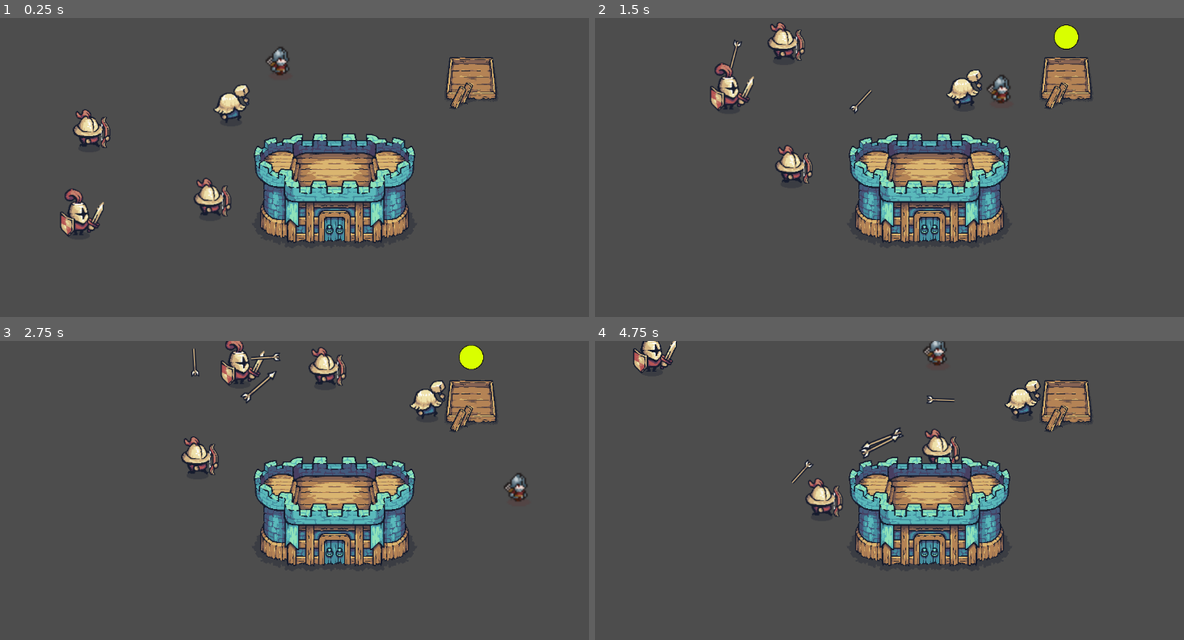
Above: before the commit, frames 1-4 (two rows, left to right).
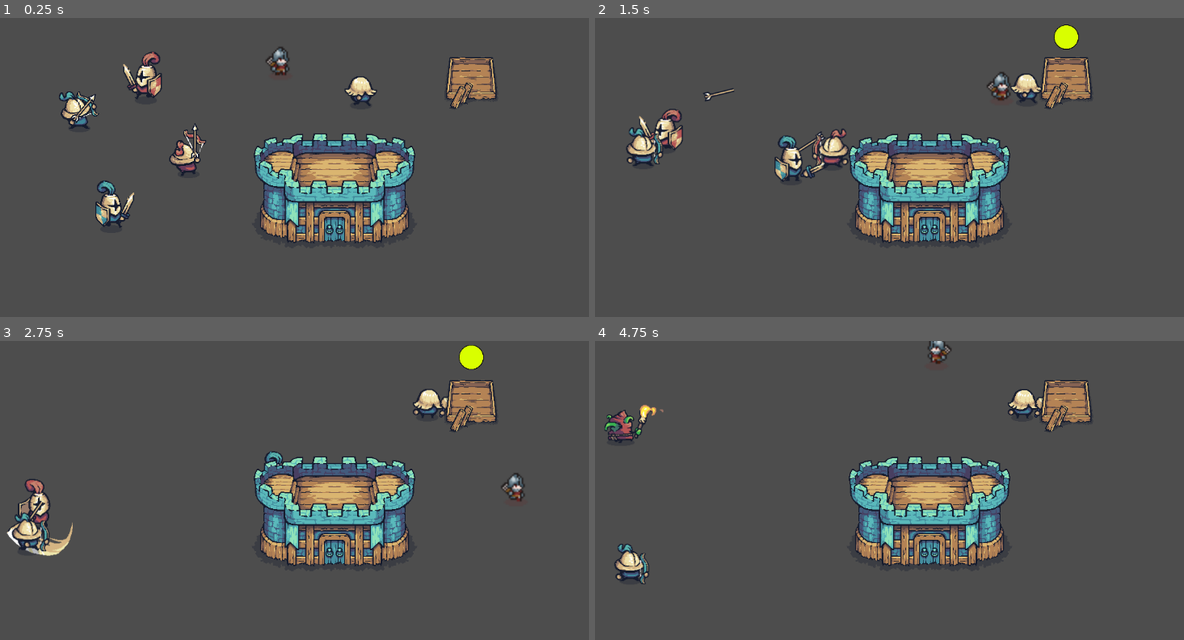
Above: after the commit, the same moments.

Repository: achotai2/battle-game-2D-proto
Game: Godot game, scene res://Scenes/main.tscn
Same seed, same stepped clock (60 frames per second), same inputs: the game is played once before the commit and once after it.
Inputs (mouse positions are in pixels of both pictures, inside the frame that each line leads up to):
- Up to frame 1 (0.25 s): no input
- Up to frame 2 (1.5 s): move the mouse to (1060, 182) at 0.52 s; hold Right (move_right) 0.53-1.28 s; tap Ctrl (attack) at 0.6 s; tap Space (interact) at 0.8, 1.35 s; move the mouse to (789, 218) at 1.27 s; hold S (move_down) from 1.28 s (still down)
- Up to frame 3 (2.75 s): tap Ctrl (attack) at 1.55, 2.1 s; move the mouse to (388, 442) at 2.02 s; release S (move_down) at 2.03 s; hold Right (move_right) from 2.03 s (still down); tap Space (interact) at 2.3 s
- Up to frame 4 (4.75 s): move the mouse to (883, 595) at 2.77 s; release Right (move_right) at 2.78 s; hold W (move_up) 2.78-3.53 s; click (883, 595) at 2.85 s; tap Ctrl (attack) at 3.05, 4.35 s; move the mouse to (1113, 577) at 3.52 s; hold A (move_left) from 3.53 s (still down); tap Space (interact) at 3.6 s; move the mouse to (724, 466) at 4.27 s

The runs differ from the first frame. In frame 1, 4.5% of the frame differs, in the area x 10-65%, y 11-74%; in frame 2, 4.5%, in the area x 5-76%, y 1-56%; in frame 3, 3.8%; in frame 4, 3.4%.
Error before the commit: Invalid call. Nonexistent function 'interaction_released' in base 'Nil'. (res://Scripts/player_controls.gd:77)

Commit message:
Working now with updated links between nodes.

Diff:
--- a/Scenes/Player.tscn
+++ b/Scenes/Player.tscn
@@ -13,24 +13,25 @@
 radius = 26.0
 height = 82.0
 
-[node name="Player" type="CharacterBody2D" node_paths=PackedStringArray("health", "movement", "controls", "animation", "attack", "tactical") groups=["Attackable", "Player"]]
+[node name="Player" type="CharacterBody2D" node_paths=PackedStringArray("health", "interactor", "movement", "controls", "animation", "attack") groups=["Attackable", "Player"]]
 collision_layer = 4
 collision_mask = 143
 script = ExtResource("1_rpqav")
 player = 1
 health = NodePath("Health")
+interactor = NodePath("PlayerInteractor")
 movement = NodePath("AgentMovement")
 controls = NodePath("PlayerControls")
 animation = NodePath("AgentAnimate")
 attack = NodePath("WeaponSword")
-tactical = NodePath("")
 current_role = &"player"
 
 [node name="CollisionShape2D" type="CollisionShape2D" parent="."]
 shape = SubResource("CapsuleShape2D_kyqiw")
 
-[node name="AgentAnimate" type="Node" parent="."]
+[node name="AgentAnimate" type="Node" parent="." node_paths=PackedStringArray("sprite")]
 script = ExtResource("2_gntrk")
+sprite = NodePath("../AnimatedSprite2D")
 metadata/_custom_type_script = "uid://cjjdaf7vlfs4k"
 
 [node name="AnimatedSprite2D" type="AnimatedSprite2D" parent="."]
@@ -45,9 +46,11 @@
 animation = NodePath("../AgentAnimate")
 metadata/_custom_type_script = "uid://58qm17emnwvd"
 
-[node name="PlayerControls" type="Node2D" parent="." node_paths=PackedStringArray("interactor")]
+[node name="PlayerControls" type="Node2D" parent="." node_paths=PackedStringArray("interactor", "attackNode", "movement")]
 script = ExtResource("6_nn08x")
 interactor = NodePath("../PlayerInteractor")
+attackNode = NodePath("../WeaponSword")
+movement = NodePath("../AgentMovement")
 metadata/_custom_type_script = "uid://cfiw0qaxe8jxd"
 
 [node name="Health" type="Node" parent="."]
--- a/Scenes/archer.tscn
+++ b/Scenes/archer.tscn
@@ -39,8 +39,9 @@
 
 [node name="NavigationAgent2D" type="NavigationAgent2D" parent="."]
 
-[node name="AgentAnimate" type="Node" parent="."]
+[node name="AgentAnimate" type="Node" parent="." node_paths=PackedStringArray("sprite")]
 script = ExtResource("3_5bpow")
+sprite = NodePath("../AnimatedSprite2D")
 metadata/_custom_type_script = "uid://cjjdaf7vlfs4k"
 
 [node name="AgentMovement" type="Node" parent="." node_paths=PackedStringArray("agent", "animation")]
@@ -60,11 +61,12 @@
 nav_agent = NodePath("../NavigationAgent2D")
 movement = NodePath("../AgentMovement")
 
-[node name="AgentDetection" type="Area2D" parent="." node_paths=PackedStringArray("my_agent")]
+[node name="AgentDetection" type="Area2D" parent="." node_paths=PackedStringArray("my_agent", "tactical")]
 collision_layer = 32
 collision_mask = 1023
 script = ExtResource("8_tcsy7")
 my_agent = NodePath("..")
+tactical = NodePath("../TacticalArcher")
 
 [node name="CollisionShape2D" type="CollisionShape2D" parent="AgentDetection"]
 shape = SubResource("CircleShape2D_65o65")
--- a/Scenes/main.tscn
+++ b/Scenes/main.tscn
@@ -560,22 +560,26 @@
 [node name="Player" parent="Units" instance=ExtResource("2_bo1nx")]
 position = Vector2(499, 83)
 
+[node name="Soldier" parent="Units" instance=ExtResource("7_6bp64")]
+position = Vector2(172, 362)
+player = 1
+
+[node name="Soldier2" parent="Units" instance=ExtResource("7_6bp64")]
+position = Vector2(291, 101)
+player = 2
+
+[node name="Archer" parent="Units" instance=ExtResource("8_344ge")]
+position = Vector2(142, 166)
+player = 1
+
+[node name="Archer2" parent="Units" instance=ExtResource("8_344ge")]
+position = Vector2(337, 248)
+player = 2
+
 [node name="Worker" parent="Units" node_paths=PackedStringArray("castle") instance=ExtResource("4_jjvhh")]
-position = Vector2(373, 166)
+position = Vector2(605, 135)
 player = 1
 castle = NodePath("../../Castle")
-
-[node name="Soldier" parent="Units" instance=ExtResource("7_6bp64")]
-position = Vector2(137, 384)
-player = 2
-
-[node name="Archer" parent="Units" instance=ExtResource("8_344ge")]
-position = Vector2(157, 208)
-player = 1
-
-[node name="Archer2" parent="Units" instance=ExtResource("8_344ge")]
-position = Vector2(346, 350)
-player = 2
 
 [node name="Castle" parent="." instance=ExtResource("5_kry3j")]
 position = Vector2(597, 289)
--- a/Scenes/peasant.tscn
+++ b/Scenes/peasant.tscn
@@ -16,7 +16,7 @@
 [sub_resource type="CircleShape2D" id="CircleShape2D_65o65"]
 radius = 500.0
 
-[node name="Soldier" type="CharacterBody2D" node_paths=PackedStringArray("health", "movement", "pathfinding", "animation", "detection", "tactical") groups=["Attackable", "Interactable", "Minions"]]
+[node name="Peasant" type="CharacterBody2D" node_paths=PackedStringArray("health", "movement", "pathfinding", "animation", "detection", "tactical") groups=["Attackable", "Interactable", "Minions"]]
 collision_layer = 16
 collision_mask = 143
 script = ExtResource("1_wen5c")
@@ -37,15 +37,17 @@
 
 [node name="NavigationAgent2D" type="NavigationAgent2D" parent="."]
 
-[node name="AgentAnimate" type="Node" parent="."]
+[node name="AgentAnimate" type="Node" parent="." node_paths=PackedStringArray("sprite")]
 script = ExtResource("3_t6mam")
+sprite = NodePath("../AnimatedSprite2D")
 metadata/_custom_type_script = "uid://cjjdaf7vlfs4k"
 
-[node name="AgentMovement" type="Node" parent="." node_paths=PackedStringArray("agent")]
+[node name="AgentMovement" type="Node" parent="." node_paths=PackedStringArray("agent", "animation")]
 script = ExtResource("4_kqf48")
 max_speed = 200.0
 can_meander = true
 agent = NodePath("..")
+animation = NodePath("../AgentAnimate")
 metadata/_custom_type_script = "uid://58qm17emnwvd"
 
 [node name="Health" type="Node" parent="."]
@@ -57,11 +59,12 @@
 nav_agent = NodePath("../NavigationAgent2D")
 movement = NodePath("../AgentMovement")
 
-[node name="AgentDetection" type="Area2D" parent="." node_paths=PackedStringArray("my_agent")]
+[node name="AgentDetection" type="Area2D" parent="." node_paths=PackedStringArray("my_agent", "tactical")]
 collision_layer = 32
 collision_mask = 1023
 script = ExtResource("8_3pkjs")
 my_agent = NodePath("..")
+tactical = NodePath("../TacticalPeasant")
 
 [node name="CollisionShape2D" type="CollisionShape2D" parent="AgentDetection"]
 shape = SubResource("CircleShape2D_65o65")
--- a/Scenes/soldier.tscn
+++ b/Scenes/soldier.tscn
@@ -39,8 +39,9 @@
 
 [node name="NavigationAgent2D" type="NavigationAgent2D" parent="."]
 
-[node name="AgentAnimate" type="Node" parent="."]
+[node name="AgentAnimate" type="Node" parent="." node_paths=PackedStringArray("sprite")]
 script = ExtResource("2_eqink")
+sprite = NodePath("../AnimatedSprite2D")
 metadata/_custom_type_script = "uid://cjjdaf7vlfs4k"
 
 [node name="AgentMovement" type="Node" parent="." node_paths=PackedStringArray("agent", "animation")]
@@ -62,11 +63,12 @@
 nav_agent = NodePath("../NavigationAgent2D")
 movement = NodePath("../AgentMovement")
 
-[node name="AgentDetection" type="Area2D" parent="." node_paths=PackedStringArray("my_agent")]
+[node name="AgentDetection" type="Area2D" parent="." node_paths=PackedStringArray("my_agent", "tactical")]
 collision_layer = 32
 collision_mask = 1023
 script = ExtResource("9_dxyvq")
 my_agent = NodePath("..")
+tactical = NodePath("../TacticalSoldier")
 
 [node name="CollisionShape2D" type="CollisionShape2D" parent="AgentDetection"]
 shape = SubResource("CircleShape2D_65o65")
--- a/Scenes/worker.tscn
+++ b/Scenes/worker.tscn
@@ -37,8 +37,9 @@
 
 [node name="NavigationAgent2D" type="NavigationAgent2D" parent="."]
 
-[node name="AgentAnimate" type="Node" parent="."]
+[node name="AgentAnimate" type="Node" parent="." node_paths=PackedStringArray("sprite")]
 script = ExtResource("3_r0j7o")
+sprite = NodePath("../AnimatedSprite2D")
 metadata/_custom_type_script = "uid://cjjdaf7vlfs4k"
 
 [node name="AgentMovement" type="Node" parent="." node_paths=PackedStringArray("agent", "animation")]
@@ -58,11 +59,12 @@
 nav_agent = NodePath("../NavigationAgent2D")
 movement = NodePath("../AgentMovement")
 
-[node name="AgentDetection" type="Area2D" parent="." node_paths=PackedStringArray("my_agent")]
+[node name="AgentDetection" type="Area2D" parent="." node_paths=PackedStringArray("my_agent", "tactical")]
 collision_layer = 32
 collision_mask = 1023
 script = ExtResource("8_kdem7")
 my_agent = NodePath("..")
+tactical = NodePath("../TacticalWorker")
 
 [node name="CollisionShape2D" type="CollisionShape2D" parent="AgentDetection"]
 shape = SubResource("CircleShape2D_65o65")
--- a/Scripts/UnitRoles.gd
+++ b/Scripts/UnitRoles.gd
@@ -1,6 +1,7 @@
 extends Node
 
 
+const PLAYER := &"player"
 const PEASANT := &"peasant"
 const SOLDIER := &"soldier"
 const ARCHER := &"archer"
@@ -8,6 +9,10 @@
 
 
 var role_groups := {
+	PLAYER: [
+		&"Attackable",
+		&"Player",
+	],
 	PEASANT: [
 		&"Minions",
 		&"Peasants",
@@ -37,6 +42,10 @@
 
 # role -> player -> SpriteFrames
 var frames := {
+	PLAYER: {
+		1: preload("res://Art/SpriteFrames/Player.tres"),
+		2: preload("res://Art/SpriteFrames/Player.tres"),
+	},
 	PEASANT: {
 		1: preload("res://Art/SpriteFrames/Peasant_Blue.tres"),
 		2: preload("res://Art/SpriteFrames/Peasant_Red.tres"),
@@ -63,6 +72,7 @@
 
 
 var weapons := {
+	PLAYER: preload("res://Scenes/weapon_sword.tscn"),
 	SOLDIER: preload("res://Scenes/weapon_sword.tscn"),
 	ARCHER: preload("res://Scenes/weapon_bow.tscn"),
 }
--- a/Scripts/agent_base.gd
+++ b/Scripts/agent_base.gd
@@ -43,6 +43,8 @@
 	# Connect signals for HEALTH node.
 	_assign_health_refs()
 
+	apply_role(current_role, player)
+
 
 func _physics_process(_delta: float) -> void:
 	if is_instance_valid(pathfinding) and is_instance_valid(movement):
